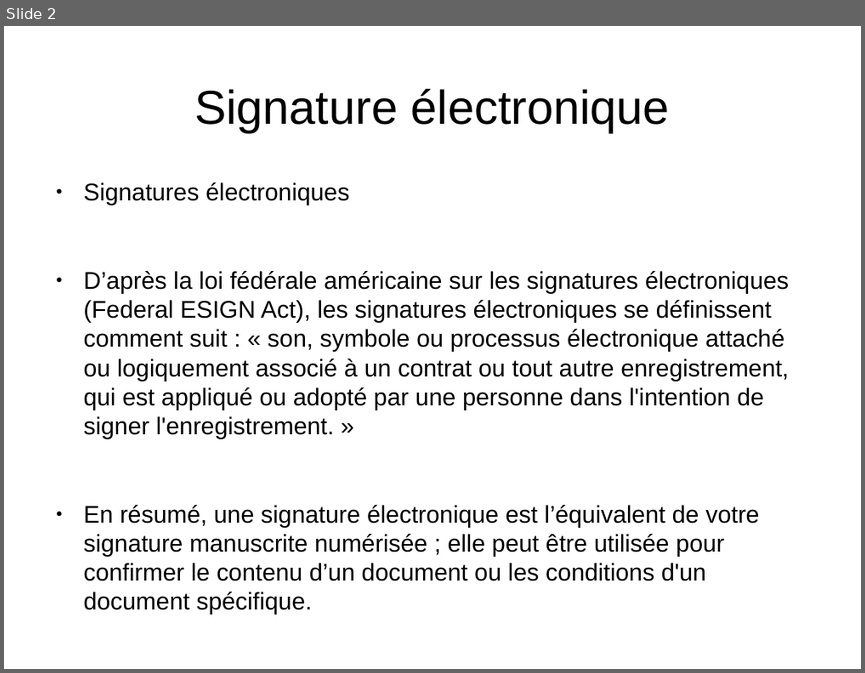
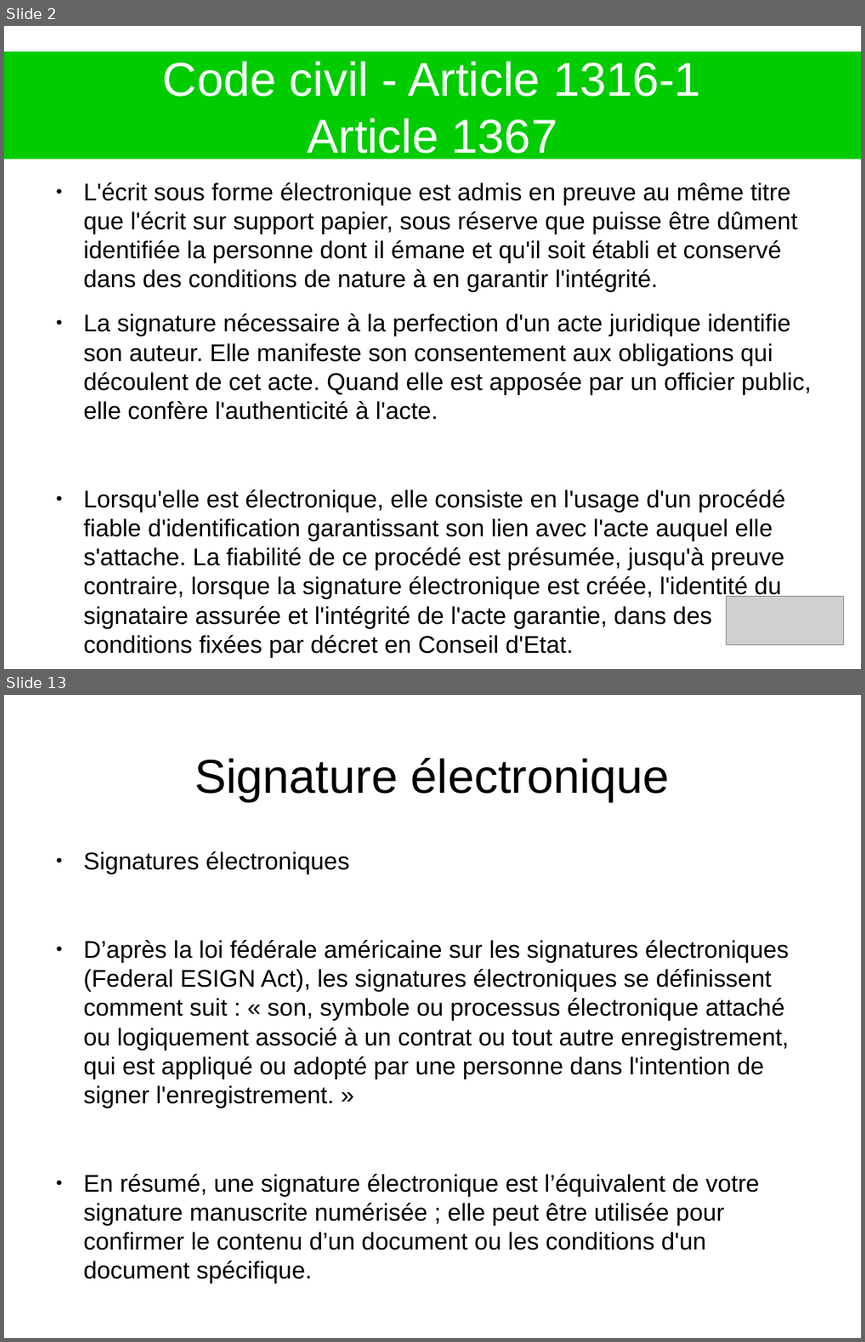
Before and after one commit to heylve/current, a slide deck: Presentations/SignatureElec.odp. Shown one above the other, each under a label of ours: slide 2 before the commit, slides 2 and 13 after it; the slides between them are not shown. The pictures are 865x673 and 865x1342 pixels, drawn with LibreOffice and Linux fonts; fonts in the diff are those of the drawing; grey boxes stand for pictures. Boxes give left, top, right and bottom in pixels: in the first picture for what was removed or moved away, otherwise in the second. Text is boxed around its words. In the diff, an @@ line names an element or a change of style, - is before the commit and + after.

```diff
--- a/Presentations/SignatureElec.odp
+++ b/Presentations/SignatureElec.odp
@@ slide 2 added at (4, 26, 861, 669), background #FFFFFF @@
@@ title added at (4, 52, 861, 159), fill #00CC00, 44 pt, text #FFFFFF @@
+Code civil - Article 1316-1
+Article 1367
@@ text added at (84, 182, 811, 657), 22.4 pt, text #000000 @@
+● L'écrit sous forme électronique est admis en preuve au même titre que l'écrit sur support papier, sous réserve que puisse être dûment identifiée la personne dont il émane et qu'il soit établi et conservé dans des conditions de nature à en garantir l'intégrité.
+● La signature nécessaire à la perfection d'un acte juridique identifie son auteur. Elle manifeste son consentement aux obligations qui découlent de cet acte. Quand elle est apposée par un officier public, elle confère l'authenticité à l'acte.
+● Lorsqu'elle est électronique, elle consiste en l'usage d'un procédé fiable d'identification garantissant son lien avec l'acte auquel elle s'attache. La fiabilité de ce procédé est présumée, jusqu'à preuve contraire, lorsque la signature électronique est créée, l'identité du signataire assurée et l'intégrité de l'acte garantie, dans des conditions fixées par décret en Conseil d'Etat.
@@ picture added at (726, 596, 844, 644) @@
@@ what was slide 2 is now slide 13 @@
```
Also in this commit, not shown: 1 slide changed, 10 other slides added, 5 other files.
